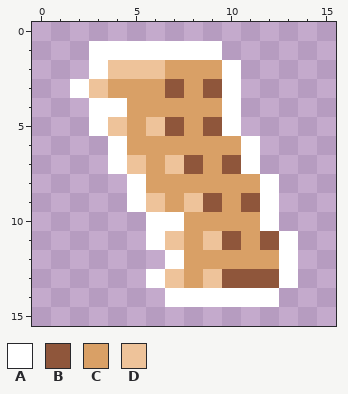
Edited in one commit: pixel-art file (Resources/Sprites/Items/corpse_parts/holy_spine.aseprite). That is the earlier state.
16x16 pixels, 1 frame.
Palette (. is transparent): A #ffffff  B #8f563b  C #d9a066  D #eec39a
Pixels before, first column x 2:
 1 .AAAAAAA....
 2 .ADDDCCCA...
 3 ADCCCBCBA...
 4 .AACCCCCA...
 5 .ADCDBCBA...
 6 ..ACCCCCCA..
 7 ..ADCDBCBA..
 8 ...ACCCCCCA.
 9 ...ADCDBCBA.
10 ....AACCCCA.
11 ....ADCDBCBA
12 .....ACCCCCA
13 ....ADCDBBBA
14 .....AAAAAA.
After:
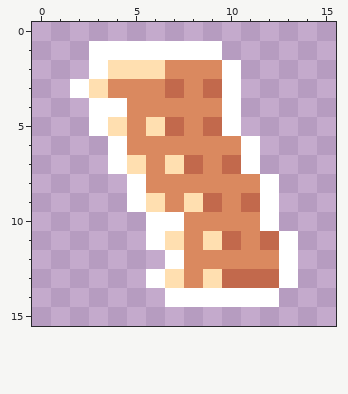
From old to new:
Colour B changes from #8f563b to #c2694c.
Colour C changes from #d9a066 to #da895f.
Colour D changes from #eec39a to #ffdfb0.
